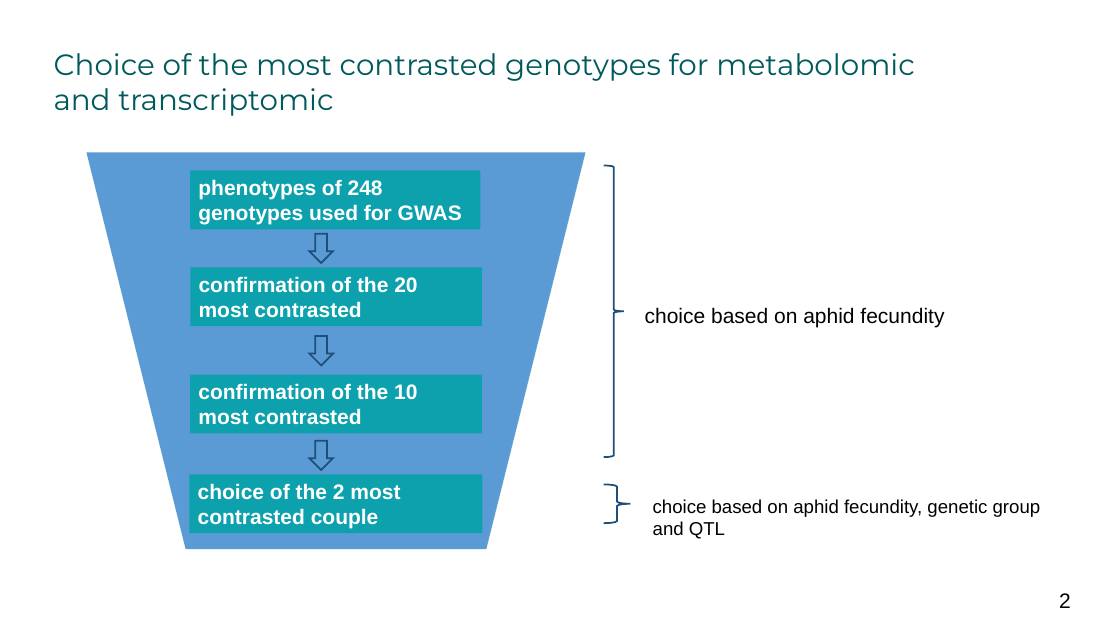
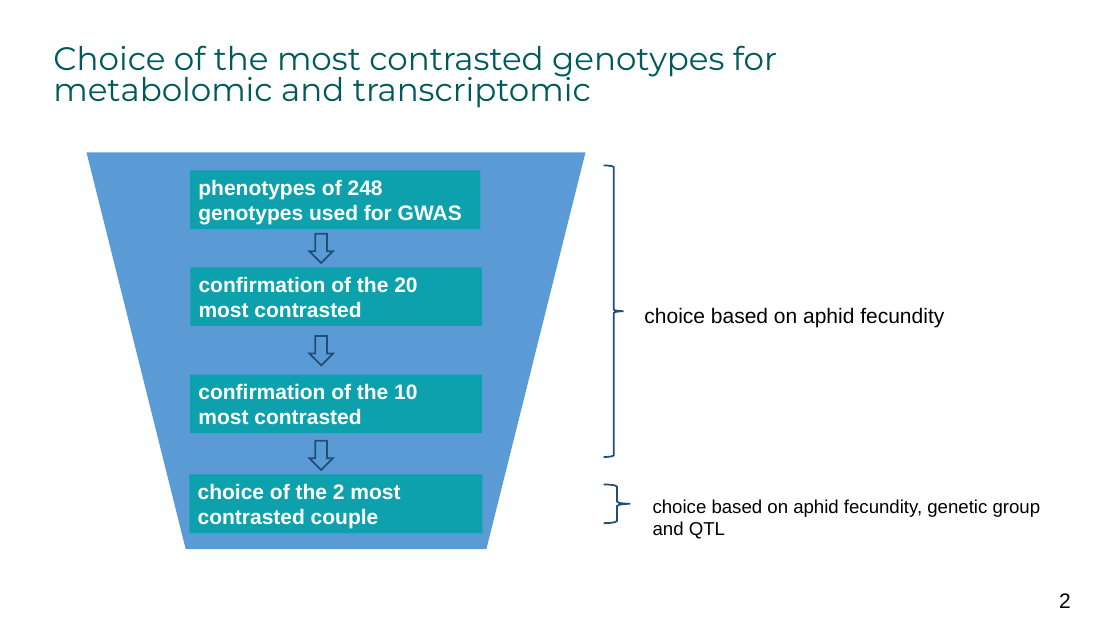
Before and after one commit to igepp-egi/faba_specifics, a slide deck: slide 11 of M01-metabolomic-analysis/untargeted_metabolomic/presentation metabo.pptx (slide 9 before the commit). Drawn at 1120x630 pixels with LibreOffice and Linux fonts; fonts in the diff are those of the drawing. Boxes give left, top, right and bottom in pixels: in the first picture for what was removed or moved away, otherwise in the second. Text is boxed around its words. In the diff, an @@ line names an element or a change of style, - is before the commit and + after.

Commit message:
presentation metabo

```diff
--- a/M01-metabolomic-analysis/untargeted_metabolomic/presentation metabo.pptx
+++ b/M01-metabolomic-analysis/untargeted_metabolomic/presentation metabo.pptx
@@ text "Choice of the most contrasted ..." at [53,45,777,108]: size 25.2 to 27.9 pt; line spacing 1 to 0.8 @@
```
Also in this commit, not shown: 30 other slides changed, 4 slides added, 2 slides removed, 1 other file.
